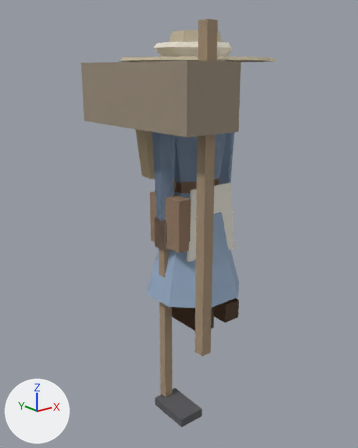
One commit to the glTF model game/assets/modelle/figur_halbling.glb: the scene before it, then after it.
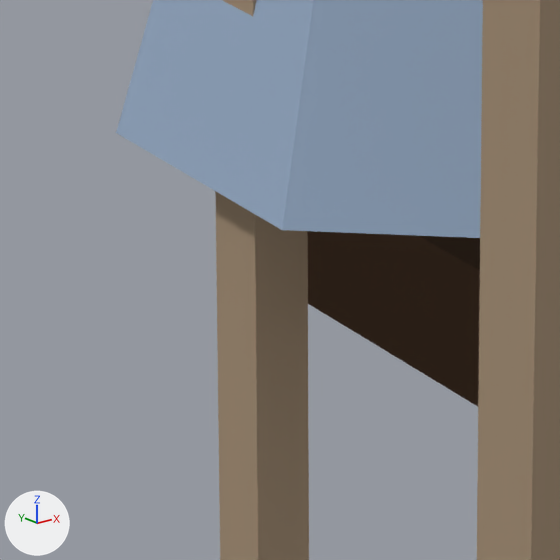
Each version is shown whole from a camera (50 mm lens) standing at (-1.385, -1.621, 1.096) and looking at (-0.054, 0.043, 0.431), then close up on the part from 36% to 58% of the width and 62% to 79% of the height. The axes (+X, +Y, +Z) are drawn at lower left. The lights are the same throughout. The first two pictures are the older version.

Names of what the first close-up shows: 'Hacke', 'Koerper_Frau', 'Koerper_Mann', 'Stab'.
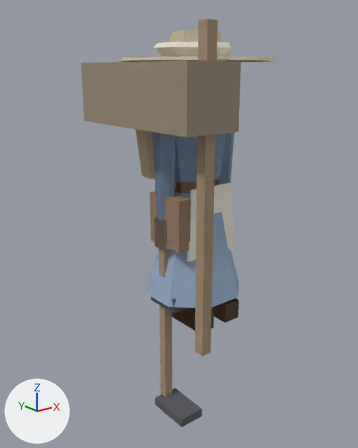
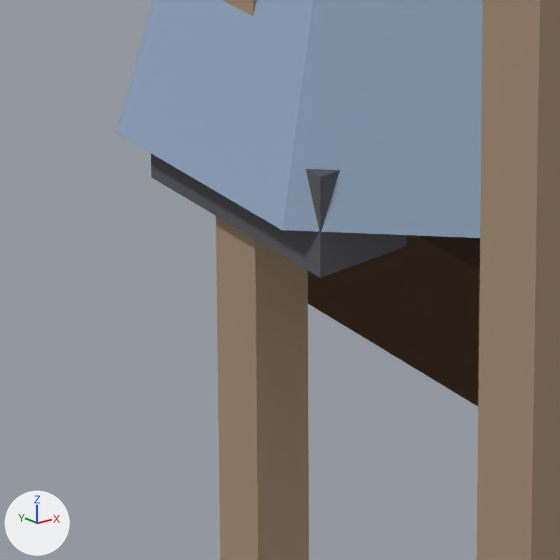
Changed parts and their boxes [x1, y1, x2, y2] in the close-ups (560 x 560 px):
'Hammer', added: after [151, 154, 406, 278]

The change in detail:
Mesh me_hammer is new.
It has 16 vertices, 20 faces and spans x -0.198..-0.133, y -0.1..0.07, z 0.09..0.483.
It uses material mat_figur.
Object 'Hammer' (ob_hammer) is new; it shows me_hammer.
Its location is (0.0, 0.0, 0.0).
